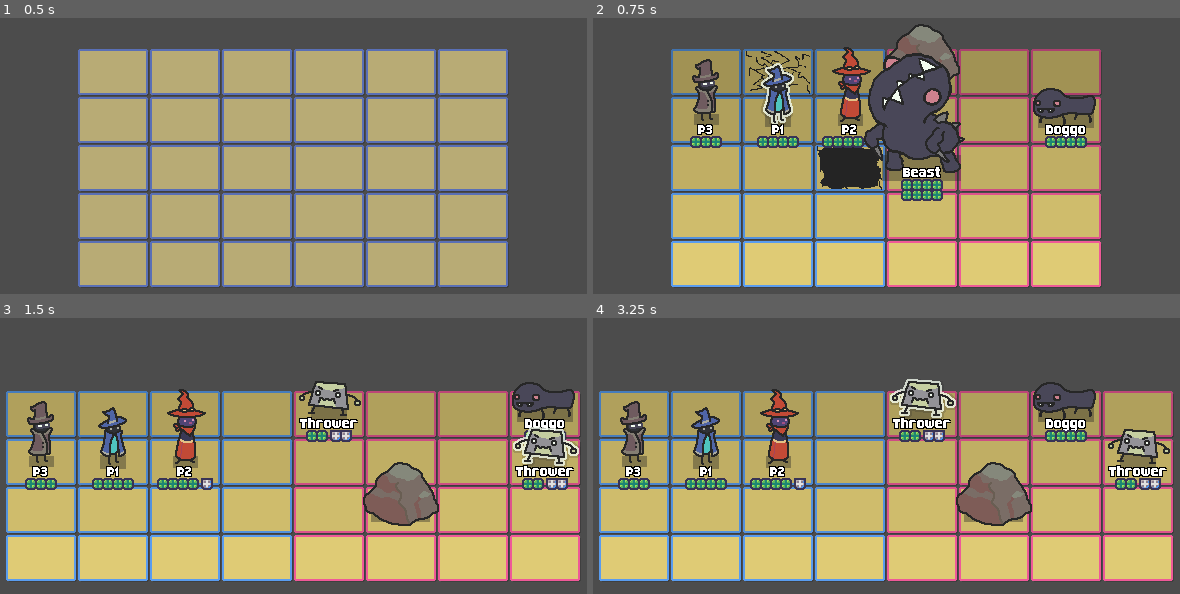
Above: before the commit, frames 1-4 (two rows, left to right).
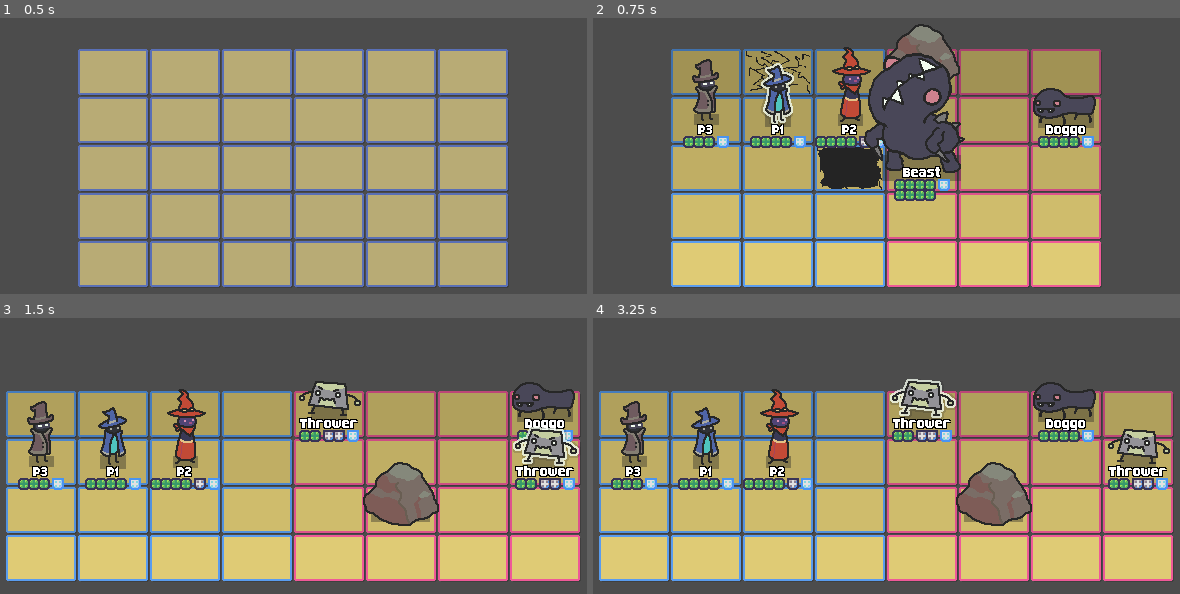
Above: after the commit, the same moments.

Repository: jakefriend-dev/Strata-G
Game: Godot game, scene res://combat/framing/BattleField.tscn
The game is run twice, just before and just after one commit, with the same random seed, the same clock (stepped at 60 frames per second) and the same inputs.
Inputs:
- Up to frame 1 (0.5 s): no input
- Up to frame 2 (0.75 s): tap Enter (player_complete) at 0.5 s; hold D (player_move_right) from 0.53 s (still down); tap 1 (dev_1) at 0.6 s
- Up to frame 3 (1.5 s): tap Space at 1.25 s; release D (player_move_right) at 1.28 s; hold S (player_move_down) from 1.28 s (still down); tap 2 (dev_2) at 1.35 s
- Up to frame 4 (3.25 s): tap Enter (player_complete) at 2 s; release S (player_move_down) at 2.03 s; hold D (player_move_right) 2.03-2.78 s; tap 3 (dev_3) at 2.1 s; tap Space at 2.75 s; hold W (player_move_up) from 2.78 s (still down); tap 4 (dev_4) at 2.85 s

Frame 1 is identical in both runs. In frame 2, 1.8% of the frame differs, in the area x 15-86%, y 42-67%; in frame 3, 1.9%; in frame 4, 2.1%, in the area x 3-98%, y 40-63%.
Error before the commit: Invalid call. Nonexistent function 'quick_player_move' in base 'Node (_ActionLib.gd)'. (res://src/masters/_BattleMgr.gd:173)
Error after the commit: Invalid call. Nonexistent function 'get_child_count' in base 'Nil'. (res://combat/BUI.gd:49)

Commit message:
starting on bonus shield but not done damage stuff!

Diff:
--- a/GodotRoot/combat/BUI.gd
+++ b/GodotRoot/combat/BUI.gd
@@ -4,10 +4,13 @@
 
 export var path_healthpar: NodePath
 export var path_shieldpar: NodePath
+export var path_bonusshieldpar: NodePath
 var healthpar: GridContainer
 var shieldpar: GridContainer
+var bonusshieldpar: GridContainer
 var res_piphealth = preload("res://combat/HealthPip.tscn")
 var res_pipshield = preload("res://combat/ShieldPip.tscn")
+var res_pipbonusshield = preload("res://combat/BonusShieldPip.tscn")
 
 func _ready():
 	healthpar = get_node(path_healthpar)
@@ -18,7 +21,8 @@
 	if $MC/VB/Name.text != actor.ofc_name:
 		$MC/VB/Name.text = actor.ofc_name
 	edit_max_pips("health", actor.max_health)
-	edit_max_pips("shield", actor.def_shield)
+	edit_max_pips("shield", actor.max_shield)
+	edit_max_pips("bonusshield", actor.bonus_shield)
 	pass
 
 # Use a USER max, not a BASE max - should already be x4'd (or whatever)
@@ -34,6 +38,9 @@
 	elif piptype == "shield":
 		par = shieldpar
 		res = res_pipshield
+	elif piptype == "bonusshield":
+		par = bonusshieldpar
+		res = res_pipbonusshield
 	else:
 		return
 
@@ -41,7 +48,6 @@
 
 	var old_pipcount: int = par.get_child_count()
 	var new_pipcount: int = int(ceil(float(new_max)/float(batman.BASE_HP_UNIT)))
-#	if new_max == 0: new_pipcount = 0
 	if par.visible != (new_max > 0):
 		par.visible = (new_max > 0)
 
@@ -89,6 +95,9 @@
 	elif piptype == "shield":
 		par = shieldpar
 		value = actor.shield
+	elif piptype == "bonusshield":
+		par = bonusshieldpar
+		value = actor.bonusshield
 	else:
 		return
 
@@ -112,7 +121,7 @@
 			s.frame = remnant_value
 		pass
 
-#		if piptype == "health":
-#			if pip.visible != (s.frame > 0):
-#				pip.visible = (s.frame > 0)
+		if piptype == "bonusshield":
+			if pip.visible != (s.frame > 0):
+				pip.visible = (s.frame > 0)
 	pass
--- a/GodotRoot/combat/BUI.tscn
+++ b/GodotRoot/combat/BUI.tscn
@@ -1,15 +1,17 @@
-[gd_scene load_steps=5 format=2]
+[gd_scene load_steps=6 format=2]
 
 [ext_resource path="res://combat/framing/MasterTheme.tres" type="Theme" id=1]
 [ext_resource path="res://combat/HealthPip.tscn" type="PackedScene" id=2]
 [ext_resource path="res://combat/BUI.gd" type="Script" id=3]
 [ext_resource path="res://combat/ShieldPip.tscn" type="PackedScene" id=4]
+[ext_resource path="res://combat/BonusShieldPip.tscn" type="PackedScene" id=5]
 
 [node name="BUI" type="Node2D"]
 position = Vector2( 0, 16 )
 script = ExtResource( 3 )
 path_healthpar = NodePath("MC/VB/GC/Health")
 path_shieldpar = NodePath("MC/VB/GC/Shield")
+path_bonusshieldpar = NodePath("MC/VB/GC/BonusShield")
 
 [node name="MC" type="MarginContainer" parent="."]
 margin_left = -200.0
@@ -23,9 +25,9 @@
 }
 
 [node name="VB" type="VBoxContainer" parent="MC"]
-margin_left = 156.0
+margin_left = 149.0
 margin_top = 182.0
-margin_right = 244.0
+margin_right = 251.0
 margin_bottom = 218.0
 size_flags_horizontal = 4
 size_flags_vertical = 4
@@ -35,8 +37,8 @@
 }
 
 [node name="Name" type="Label" parent="MC/VB"]
-margin_left = 38.0
-margin_right = 50.0
+margin_left = 45.0
+margin_right = 57.0
 margin_bottom = 14.0
 size_flags_horizontal = 4
 custom_colors/font_color_shadow = Color( 0, 0, 0, 1 )
@@ -44,11 +46,11 @@
 
 [node name="GC" type="GridContainer" parent="MC/VB"]
 margin_top = 12.0
-margin_right = 88.0
+margin_right = 102.0
 margin_bottom = 36.0
 size_flags_horizontal = 4
 custom_constants/hseparation = 0
-columns = 2
+columns = 3
 
 [node name="Health" type="GridContainer" parent="MC/VB/GC"]
 margin_right = 44.0
@@ -114,6 +116,16 @@
 [node name="4" parent="MC/VB/GC/Shield" instance=ExtResource( 4 )]
 margin_left = 30.0
 margin_right = 44.0
+
+[node name="BonusShield" type="GridContainer" parent="MC/VB/GC"]
+margin_left = 88.0
+margin_right = 102.0
+margin_bottom = 24.0
+custom_constants/vseparation = -4
+custom_constants/hseparation = -4
+columns = 4
+
+[node name="1" parent="MC/VB/GC/BonusShield" instance=ExtResource( 5 )]
 
 [node name="HealthOLD" type="HBoxContainer" parent="MC/VB/GC"]
 visible = false
--- /dev/null
+++ b/GodotRoot/combat/BonusShieldPip.tscn
@@ -0,0 +1,20 @@
+[gd_scene load_steps=3 format=2]
+
+[ext_resource path="res://art/bui/Pip BonusShield UI.png" type="Texture" id=1]
+
+[sub_resource type="StyleBoxEmpty" id=1]
+
+[node name="BonusShieldPip" type="Panel"]
+margin_right = 14.0
+margin_bottom = 14.0
+rect_min_size = Vector2( 14, 14 )
+custom_styles/panel = SubResource( 1 )
+__meta__ = {
+"_edit_use_anchors_": false
+}
+
+[node name="Sprite" type="Sprite" parent="."]
+texture = ExtResource( 1 )
+centered = false
+hframes = 5
+frame = 4
--- a/GodotRoot/src/actors/P2.tscn
+++ b/GodotRoot/src/actors/P2.tscn
@@ -60,7 +60,7 @@
 [node name="Actor" type="Node2D"]
 script = ExtResource( 1 )
 first_initiative = 3
-def_shield = 1
+max_shield = 1
 faction = 1
 
 [node name="ArtMgr" type="Node2D" parent="."]
--- a/GodotRoot/src/actors/Thrower.tscn
+++ b/GodotRoot/src/actors/Thrower.tscn
@@ -60,7 +60,7 @@
 [node name="Thrower" type="Node2D"]
 script = ExtResource( 1 )
 max_health = 2
-def_shield = 2
+max_shield = 2
 def_immune_poison = true
 def_immune_elec = true
 
--- a/GodotRoot/src/actors/key_components/Actor.gd
+++ b/GodotRoot/src/actors/key_components/Actor.gd
@@ -25,8 +25,10 @@
 export var max_health: int = 4
 var health: int = 4
 
-export var def_shield: int = 0
+export var max_shield: int = 0
 var shield: int = 0
+
+var bonus_shield: int = 0
 
 export var ofc_name: String = "--"
 var bui: Node2D
@@ -75,8 +77,10 @@
 var is_immune_magnet: bool
 var is_immune_elec: bool
 
-# Convenience references; duplicate data
+# Convenience references; duplicate data to batman.grid_actors
 var coord: Vector2
+
+signal shield_broken() # Shield broke but NOT dead
 
 # ---
 
@@ -92,8 +96,8 @@
 	max_health *= batman.BASE_HP_UNIT
 	health = max_health
 
-	def_shield *= batman.BASE_HP_UNIT # Let the start of turn determine current shield
-	shield = def_shield
+	max_shield *= batman.BASE_HP_UNIT # Let the start of turn determine current shield
+	shield = max_shield
 
 	for term in ["hovering", "lightweight", "immune_knockback", "immune_fire", "immune_water", "immune_ice", "immune_poison", "immune_magnet", "immune_elec"]:
 		set( str("is_"+term), get(str("def_",term)) )
@@ -119,7 +123,7 @@
 	if who != self: return
 
 #	print("Pre-turn refresh for ",self)
-	shield = def_shield
+	shield = max_shield
 	update_bui()
 	pass
 
@@ -139,11 +143,18 @@
 		return
 
 	var og_damage: int = damage
+	var og_shield: int = shield
 
 	# Deduct damage and shield equally until either of them depletes fully
-	while shield > 0 and damage > 0:
+	while bonus_shield > 0 and shield > 0 and damage > 0:
 		damage -= 1
-		shield -= 1
+		if bonus_shield > 1:
+			bonus_shield -= 1
+		else:
+			shield -= 1
+
+	if og_shield > 0 and shield == 0:
+		emit_signal("shield_broken")
 
 	var shielded_damage: int = og_damage - damage
 	if damage <= 0:
Binary file added: GodotRoot/art/bui/Pip BonusShield UI.png
Not shown, added: GodotRoot/art/bui/Pip BonusShield UI.png.import
Binary file changed: GodotRoot/art/bui/Pip Health UI.png
Not shown, added: Art/Pip BonusShield UI.aseprite
Not shown, changed: Art/Pip Health UI.aseprite
Not shown, changed: Art/Pip Shield UI.aseprite
